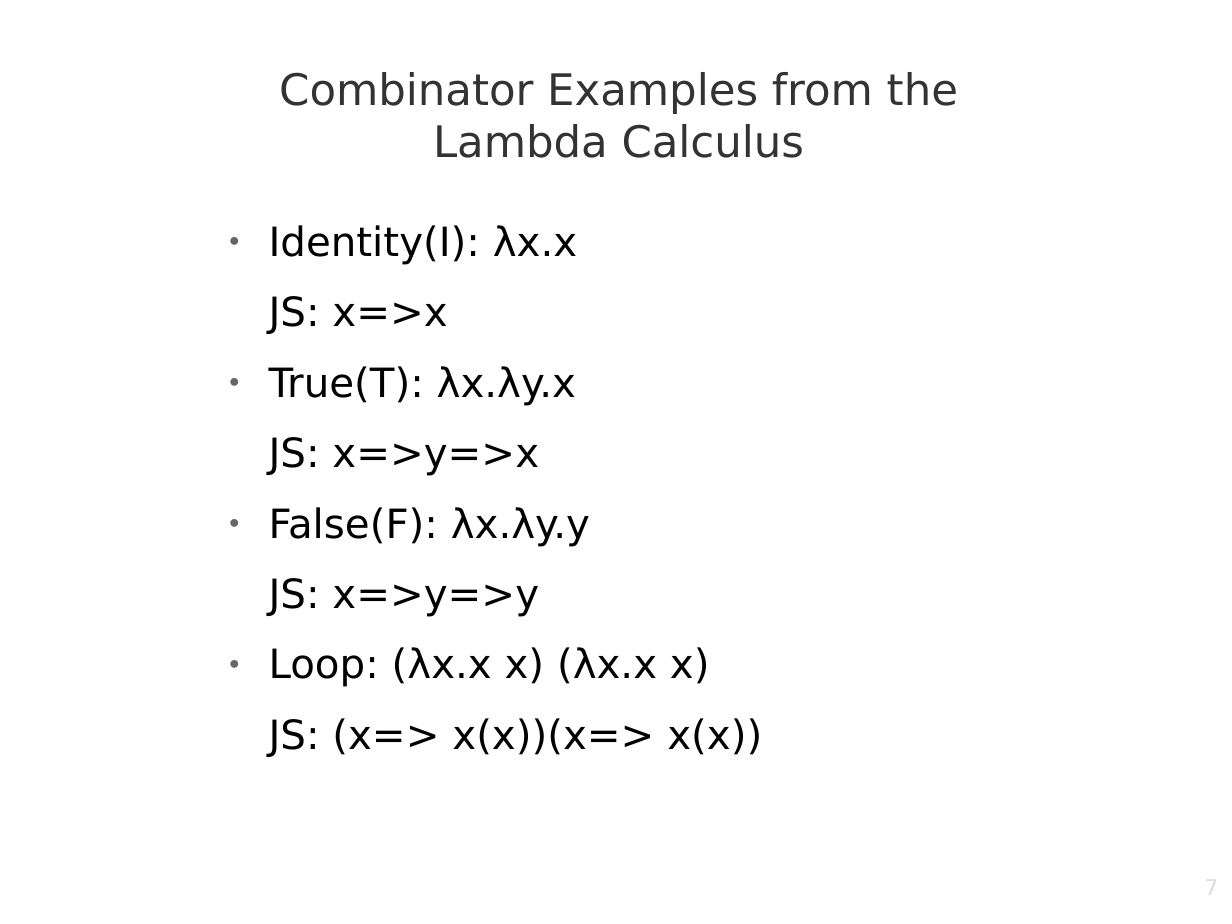
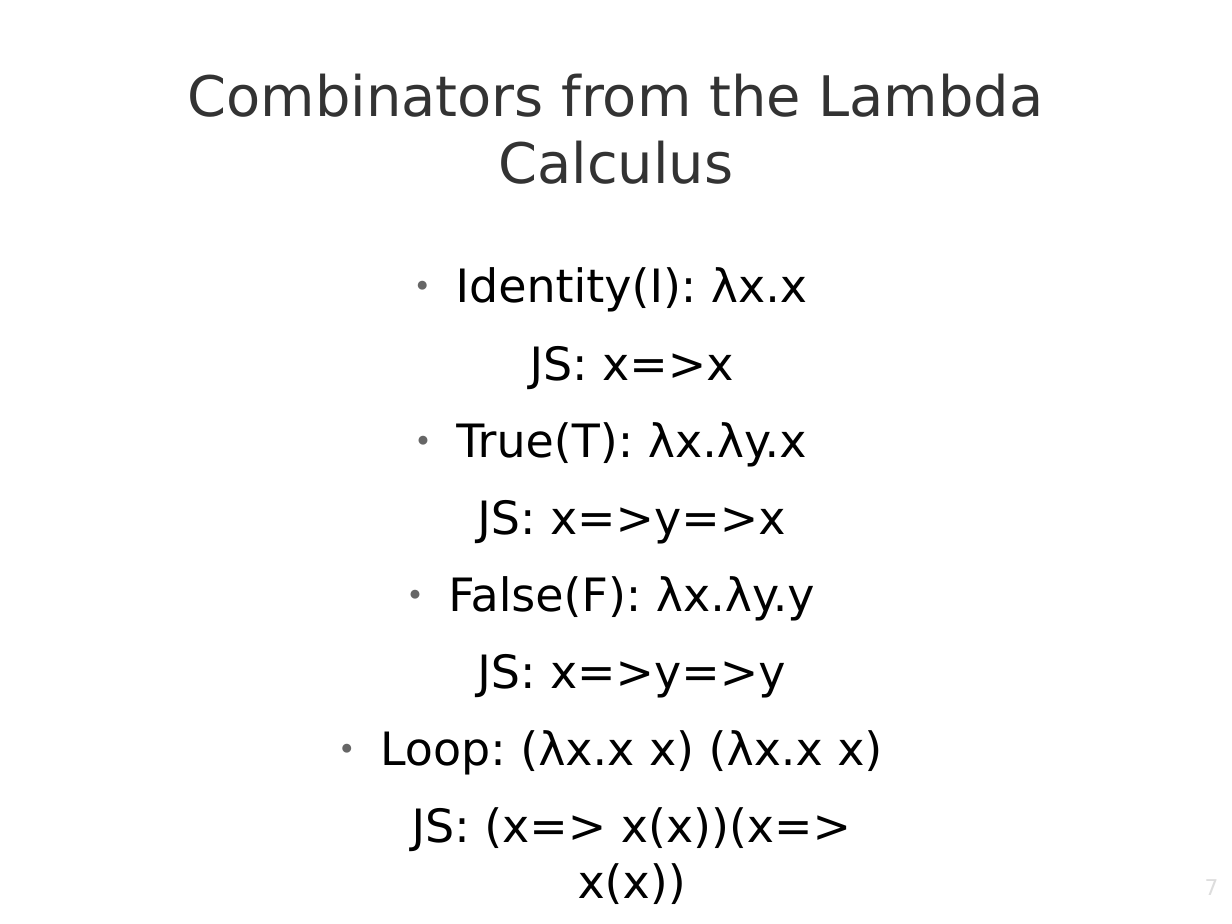
Before and after one commit to AdamStephenNorth/Functional-Programming-Lectures, a slide deck: slide 7 of LessonOne_Overview.odp. Drawn at 1232x924 pixels with LibreOffice and Linux fonts; fonts in the diff are those of the drawing; background and template pictures are left out. Boxes give left, top, right and bottom in pixels: in the first picture for what was removed or moved away, otherwise in the second. Text is boxed around its words. In the diff, an @@ line names an element or a change of style, - is before the commit and + after.

```diff
--- a/LessonOne_Overview.odp
+++ b/LessonOne_Overview.odp
@@ title at bbox=[188, 73, 1044, 184]: text changed; size 28 to 36 pt @@
-Combinator Examples from the Lambda Calculus
+Combinators from the Lambda Calculus
@@ text "Identity(I): λx.x": place and size @@
-text "Identity(I): λx.x" at bbox=[269, 225, 762, 757]
+text "Identity(I): λx.x" at bbox=[380, 267, 882, 904]
@@ text "Identity(I): λx.x" at bbox=[380, 267, 882, 904]: size 26 to 29.6 pt; alignment left to centre @@
```
Also in this commit, not shown: 7 other slides changed, 4 slides added, 3 slides removed.
